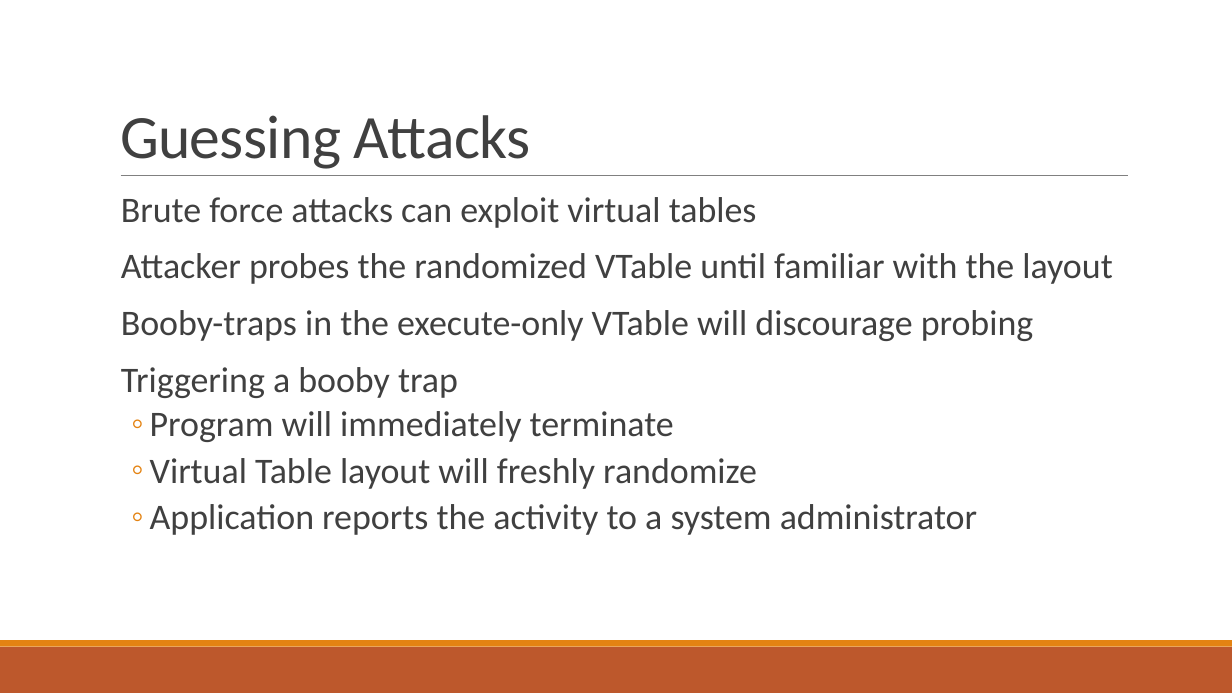
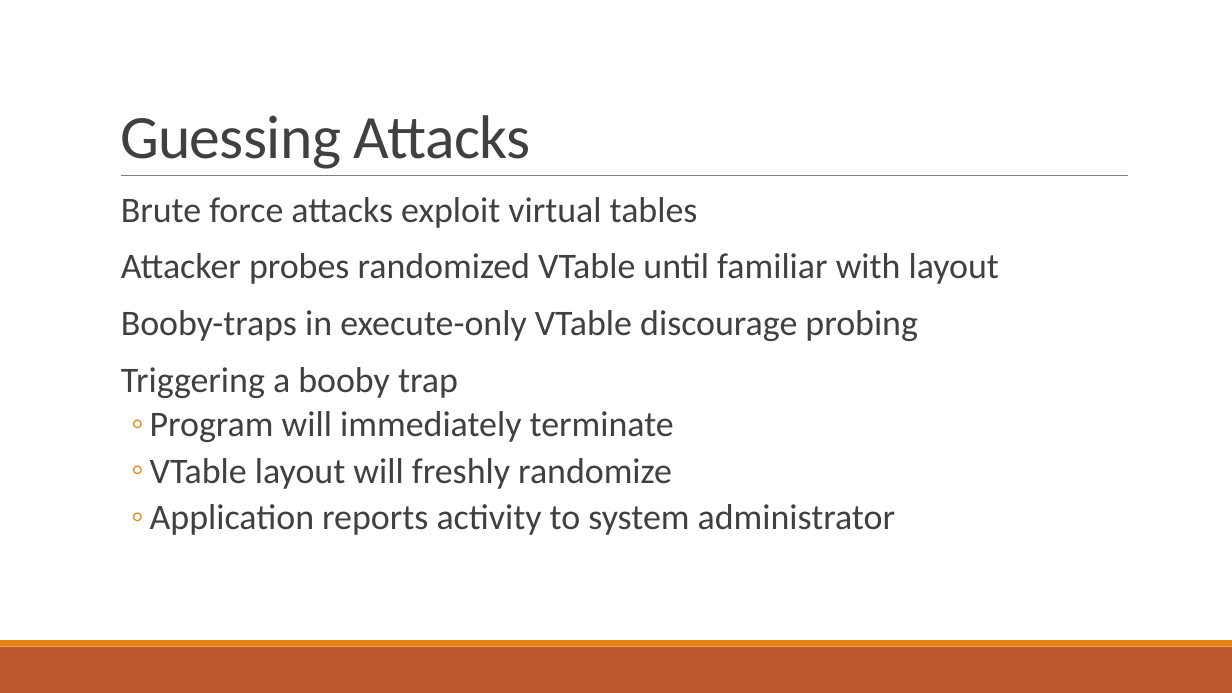
Before and after one commit to bretafinley/coop, a slide deck: slide 31 of COOP.pptx. Drawn at 1232x693 pixels with LibreOffice and Linux fonts; fonts in the diff are those of the drawing. Boxes give left, top, right and bottom in pixels: in the first picture for what was removed or moved away, otherwise in the second. Text is boxed around its words. In the diff, an @@ line names an element or a change of style, - is before the commit and + after.

```diff
--- a/COOP.pptx
+++ b/COOP.pptx
@@ text at bbox=[121, 197, 999, 341]: text changed @@
-  Brute force attacks can exploit virtual tables
-  Attacker probes the randomized VTable until familiar with the layout
-  Booby-traps in the execute-only VTable will discourage probing
+  Brute force attacks exploit virtual tables
+  Attacker probes randomized VTable until familiar with layout
+  Booby-traps in execute-only VTable discourage probing
@@ text at bbox=[150, 458, 895, 535]: text changed @@
-  ◦ Virtual Table layout will freshly randomize
-  ◦ Application reports the activity to a system administrator
+  ◦ VTable layout will freshly randomize
+  ◦ Application reports activity to system administrator
```
Also in this commit, not shown: 27 other slides changed, 1 other file.
